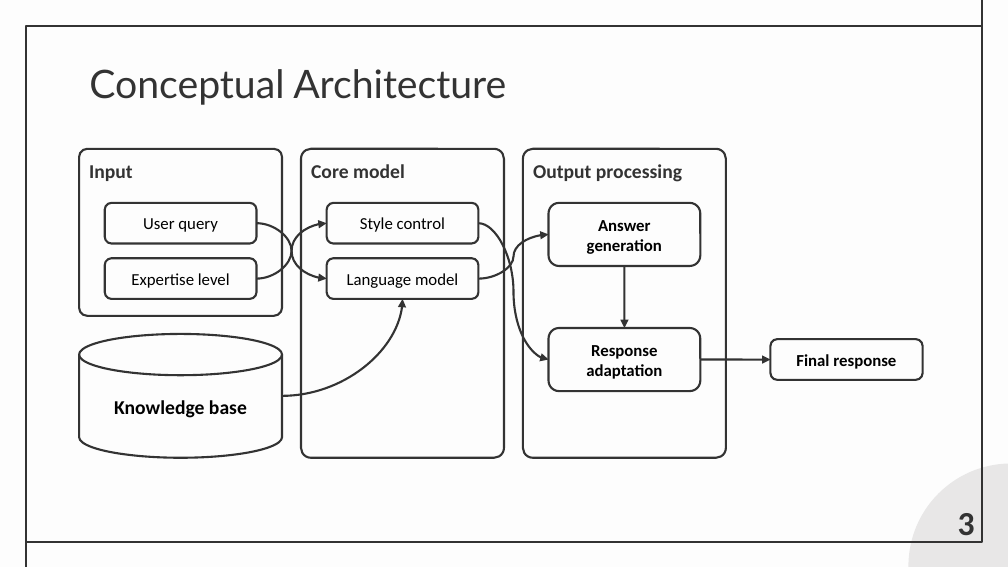
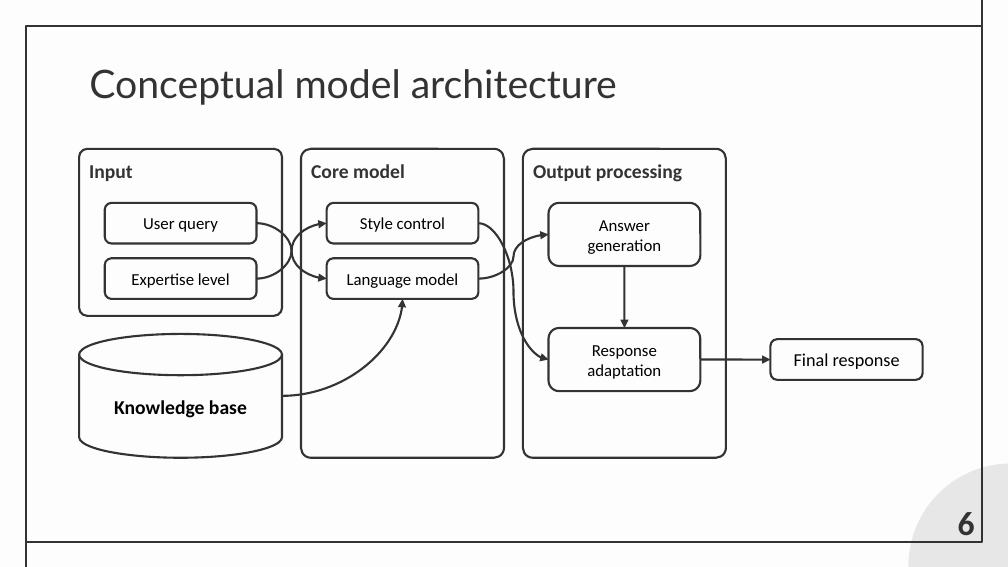
Before and after one commit to DanielFerreira011102/BLS, a slide deck: slide 6 of portfolio/static/documents/PDE_Sprint_2.pptx (slide 3 before the commit). Drawn at 1008x567 pixels with LibreOffice and Linux fonts; fonts in the diff are those of the drawing. Boxes give left, top, right and bottom in pixels: in the first picture for what was removed or moved away, otherwise in the second. Text is boxed around its words. In the diff, an @@ line names an element or a change of style, - is before the commit and + after.

Commit message:
Refactor sprint 2

```diff
--- a/portfolio/static/documents/PDE_Sprint_2.pptx
+++ b/portfolio/static/documents/PDE_Sprint_2.pptx
@@ title at (89,69,617,105): text changed @@
-Conceptual Architecture
+Conceptual model architecture
@@ rounded rectangle "Answer generation" at (548,203,701,266): bold off @@
@@ rounded rectangle "Response adaptation" at (548,328,701,391): bold off @@
@@ rounded rectangle "Final response" at (770,339,922,379): size 12 to 13 pt, bold off @@
@@ page number at (958,512,975,543): text changed @@
-3
+6
```
